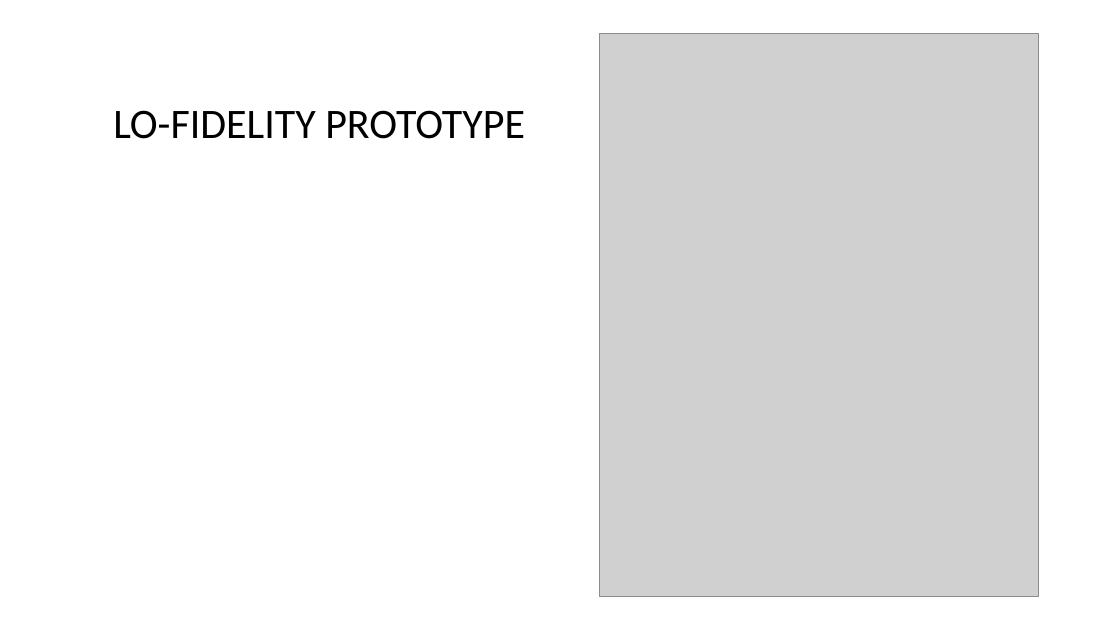
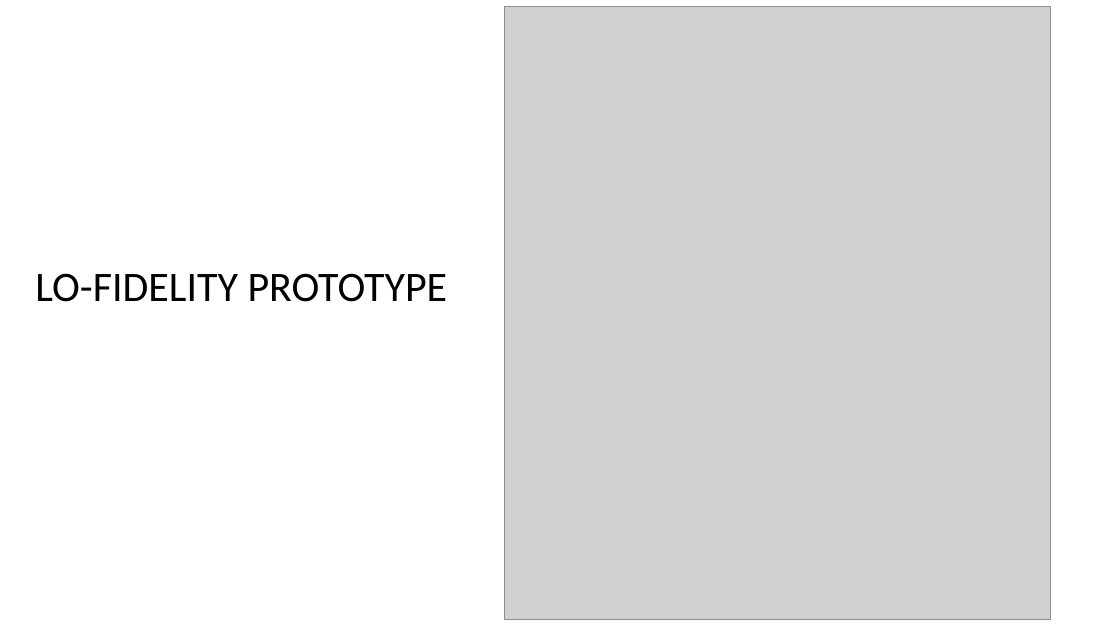
Before and after one commit to alpacamusical/Project-ENSE-374, a slide deck: slide 6 of Documentation/Milestone 2.ppt (slide 5 before the commit). Drawn at 1120x630 pixels with LibreOffice and Linux fonts; fonts in the diff are those of the drawing; grey boxes stand for pictures; background and template pictures are left out. Boxes give left, top, right and bottom in pixels: in the first picture for what was removed or moved away, otherwise in the second. Text is boxed around its words. In the diff, an @@ line names an element or a change of style, - is before the commit and + after.

```diff
--- a/Documentation/Milestone 2.ppt
+++ b/Documentation/Milestone 2.ppt
@@ picture resized from (x1=599, y1=34, x2=1038, y2=596) to (x1=505, y1=7, x2=1049, y2=620) @@
@@ title "LO-FIDELITY PROTOTYPE" moved from (x1=113, y1=110, x2=525, y2=139) to (x1=35, y1=273, x2=448, y2=302) @@
```
Also in this commit, not shown: 2 other slides changed, 1 slide added, 16 other files.
